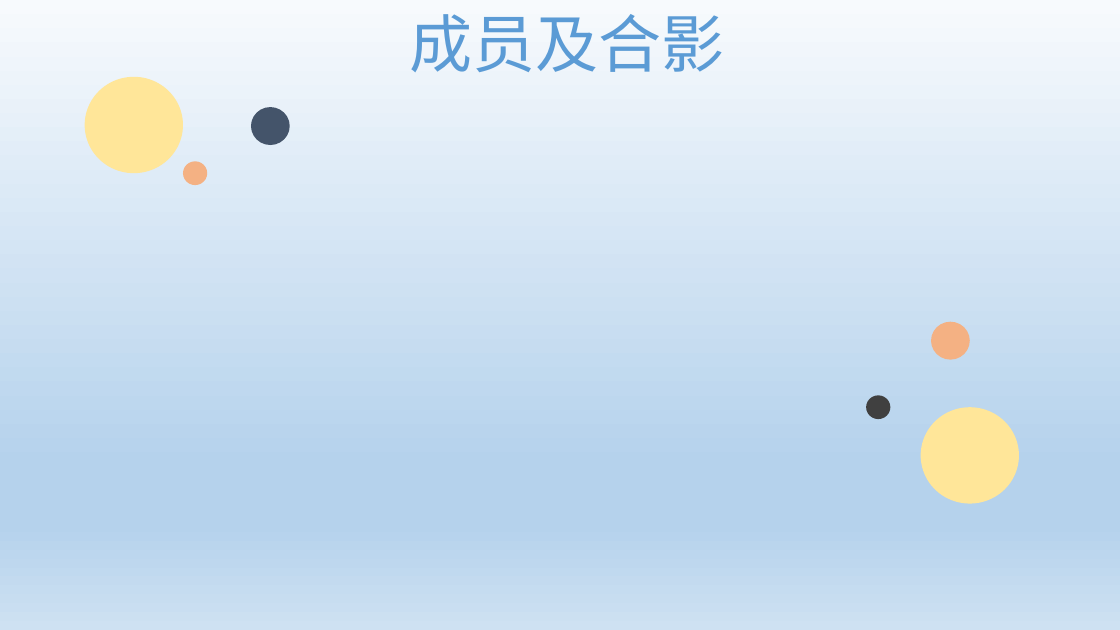
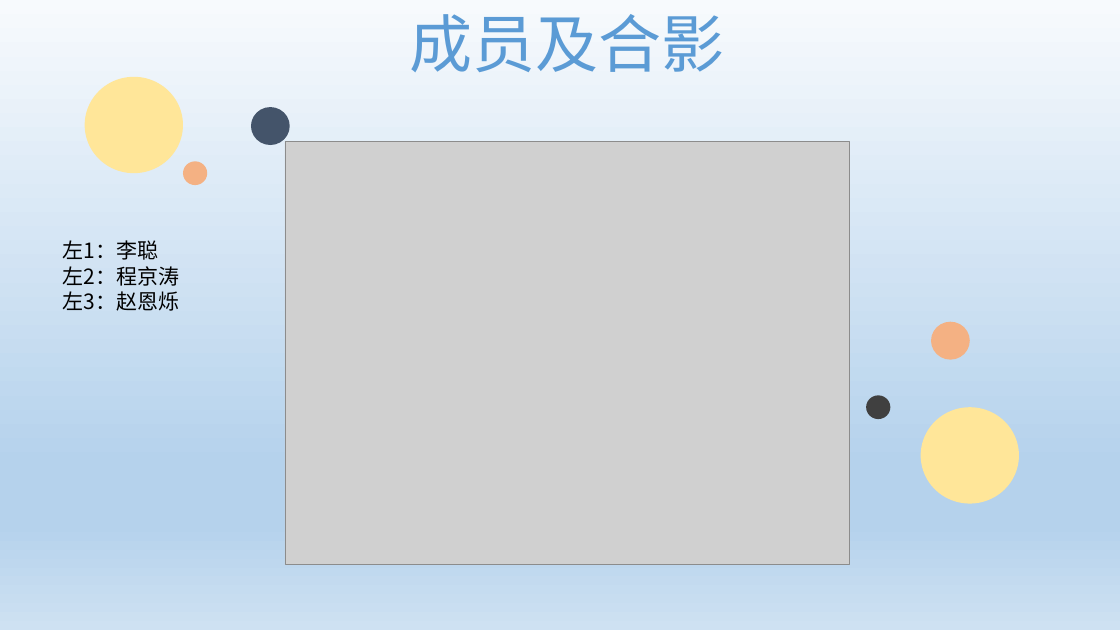
Before and after one commit to shineshuo/Library-System, a slide deck: slide 4 of 上西大上的组-答辩ppt.pptx. Drawn at 1120x630 pixels with LibreOffice and Linux fonts; fonts in the diff are those of the drawing; grey boxes stand for pictures. Boxes give left, top, right and bottom in pixels: in the first picture for what was removed or moved away, otherwise in the second. Text is boxed around its words. In the diff, an @@ line names an element or a change of style, - is before the commit and + after.

```diff
--- a/上西大上的组-答辩ppt.pptx
+++ b/上西大上的组-答辩ppt.pptx
@@ picture added at (x1=285, y1=141, x2=849, y2=565) @@
@@ text added at (x1=63, y1=240, x2=180, y2=311), 18 pt, text #000000 @@
+左1：李聪
+左2：程京涛
+左3：赵恩烁
```
Also in this commit, not shown: 1 other slide changed, 1 other file.
